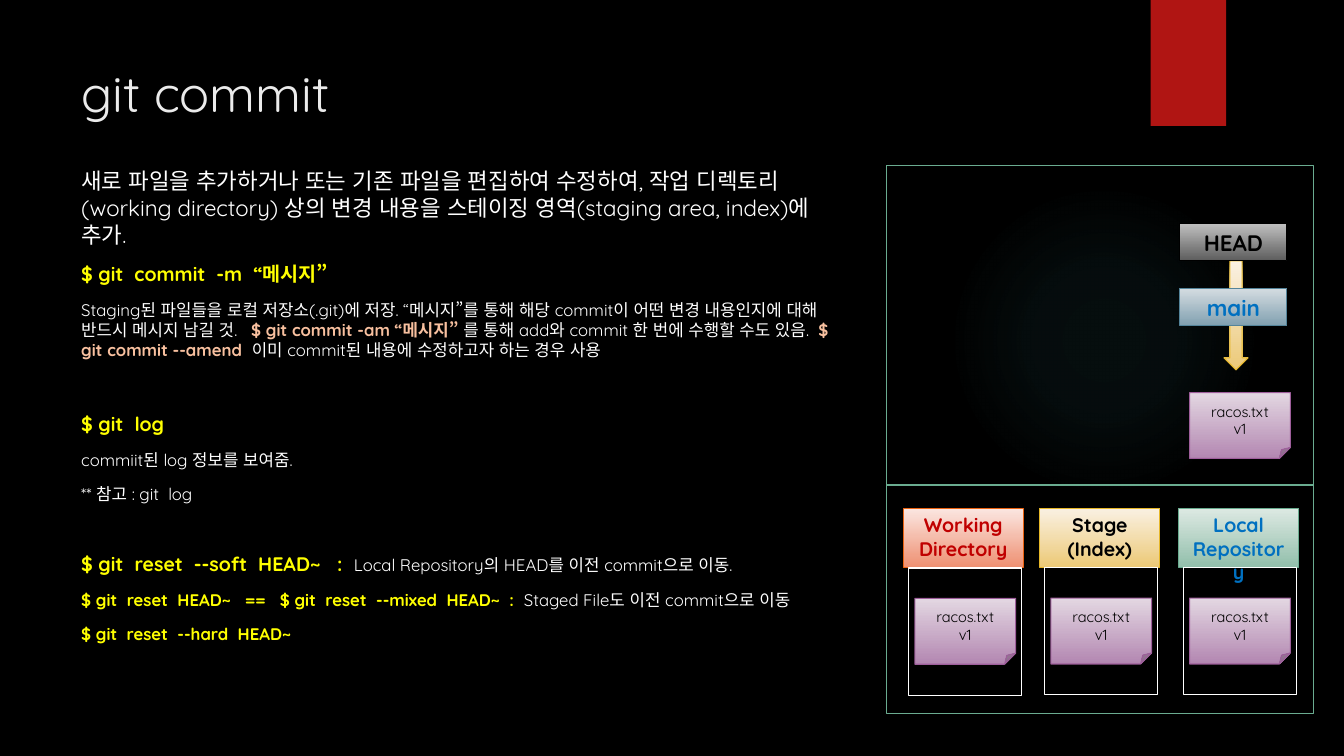
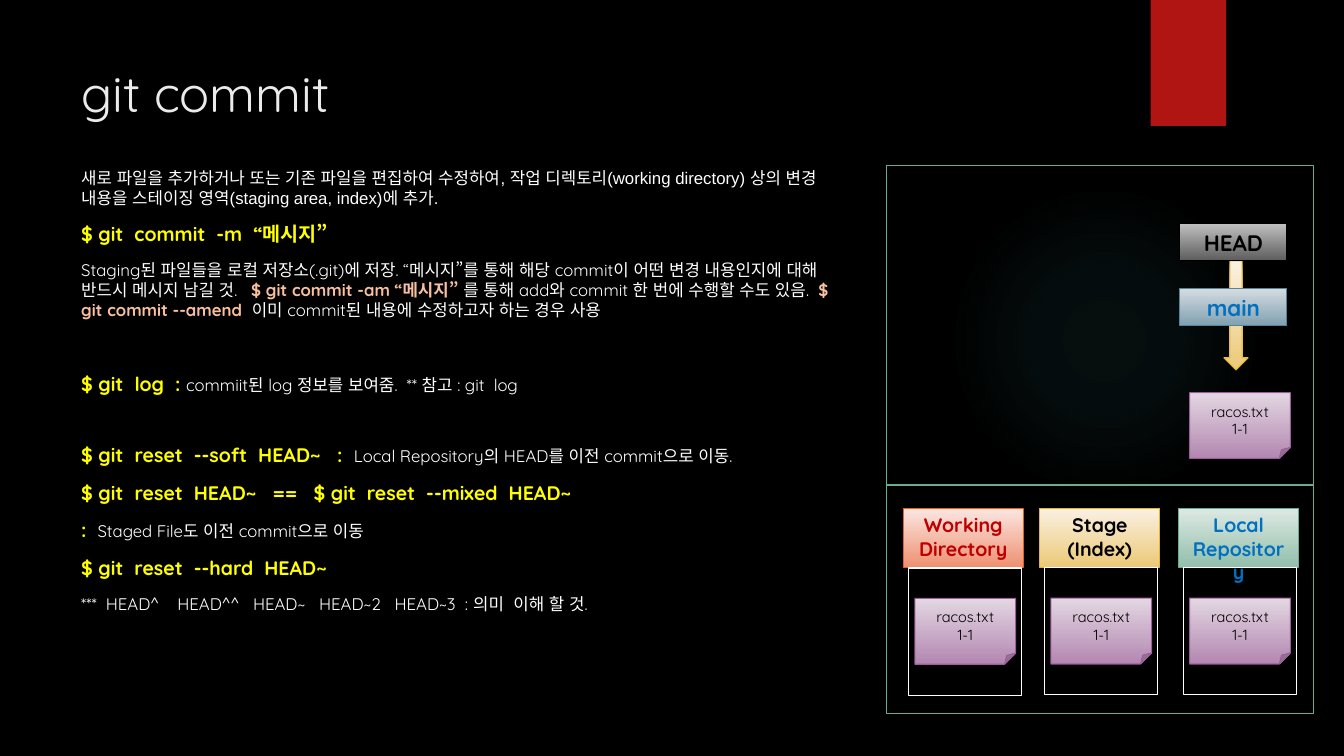
Before and after one commit to iredseal/Learning, a slide deck: slide 9 of Tools/git/SW 형상 관리.pptx. Drawn at 1344x756 pixels with LibreOffice and Linux fonts; fonts in the diff are those of the drawing; background and template pictures are left out. Boxes give left, top, right and bottom in pixels: in the first picture for what was removed or moved away, otherwise in the second. Text is boxed around its words. In the diff, an @@ line names an element or a change of style, - is before the commit and + after.

```diff
--- a/Tools/git/SW 형상 관리.pptx
+++ b/Tools/git/SW 형상 관리.pptx
@@ text at bbox=[81, 170, 817, 579]: size 16 to 12 pt, font Quicksand to Arial in "새로 파일을 추가하거나 또는 기존 파일을 편집하여 ..."; size 12 to 14 pt in "$ git reset --hard HEAD~" @@
@@ text at bbox=[98, 376, 518, 395]: text changed @@
-$ git log
-commiit된 log 정보를 보여줌.
-** 참고 : git log
+$ git log : commiit된 log 정보를 보여줌. ** 참고 : git log
@@ text in folded corner at bbox=[1232, 424, 1247, 434]: text changed @@
-v1
+1-1
@@ text at bbox=[98, 485, 572, 541]: text changed; size 12 to 14 pt @@
-$ git reset HEAD~ == $ git reset --mixed HEAD~ : Staged File도 이전 commit으로 이동
+$ git reset HEAD~ == $ git reset --mixed HEAD~
+: Staged File도 이전 commit으로 이동
@@ text at bbox=[106, 596, 588, 612]: paragraph added @@
+*** HEAD^ HEAD^^ HEAD~ HEAD~2 HEAD~3 : 의미 이해 할 것.
@@ text in folded corner at bbox=[958, 630, 973, 640]: text changed @@
-v1
+1-1
@@ text in folded corner at bbox=[1094, 630, 1109, 640]: text changed @@
-v1
+1-1
@@ text in folded corner at bbox=[1232, 630, 1247, 640]: text changed @@
-v1
+1-1
```
Also in this commit, not shown: 4 other slides changed.
